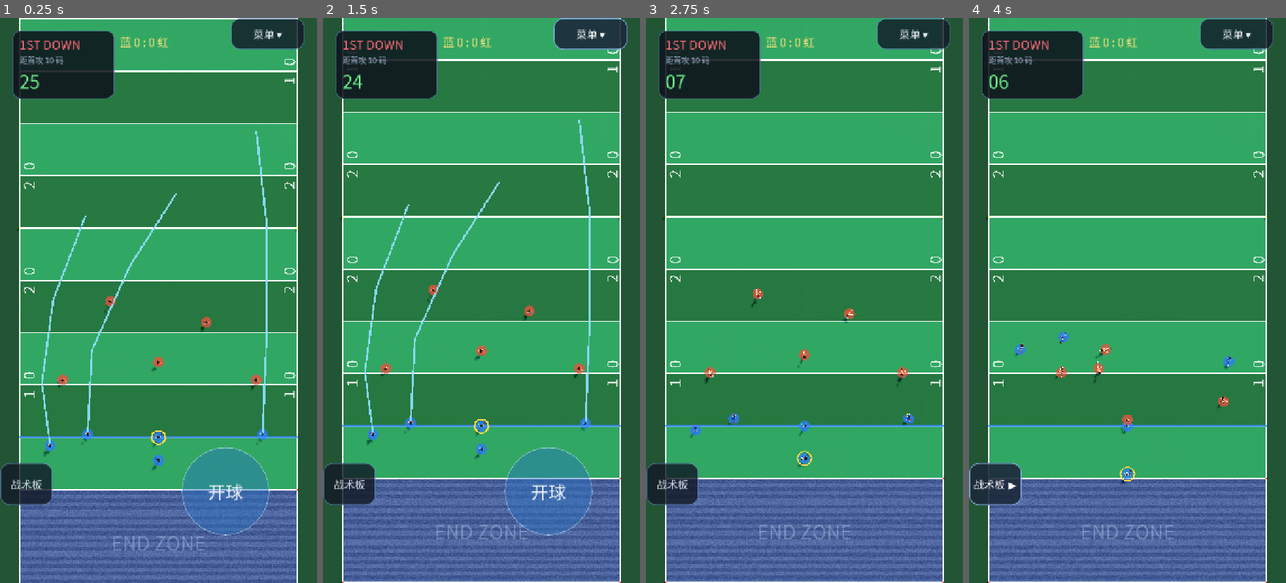
Above: before the commit, frames 1-4 (left to right).
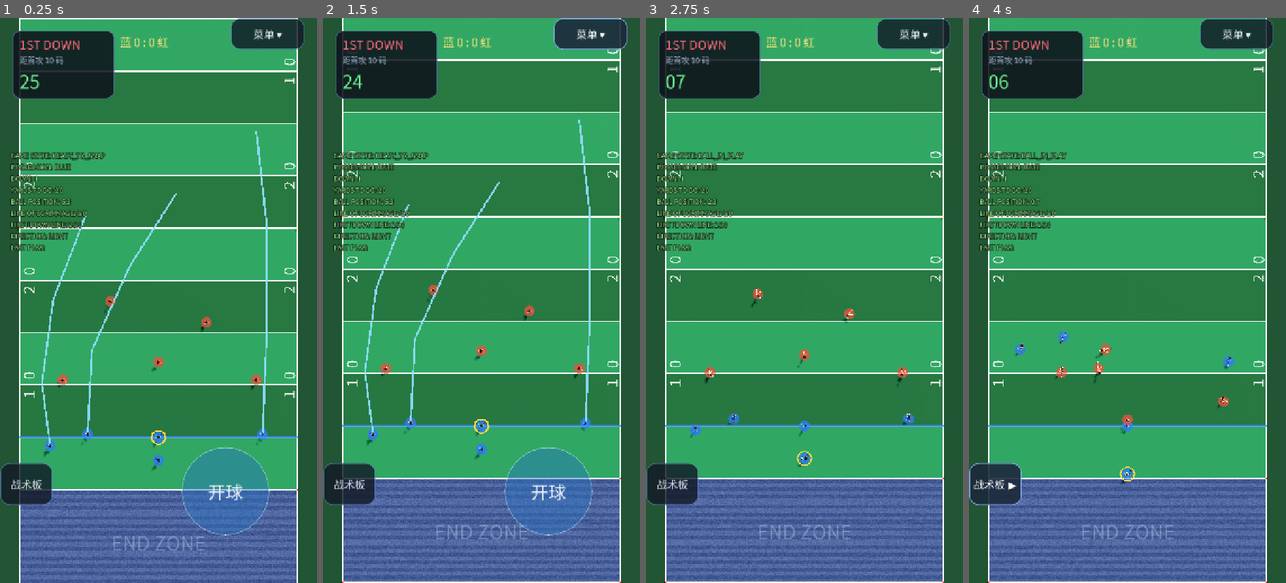
Above: after the commit, the same moments.

Repository: Fanda-81/FF-FlagFootball-Game
Game: Godot game, scene res://scenes/main.tscn
The game is run twice, just before and just after one commit, with the same random seed, the same clock (stepped at 60 frames per second) and the same inputs.
Inputs:
- Up to frame 1 (0.25 s): no input
- Up to frame 2 (1.5 s): click "菜单 ▾" at 0.5 s; click "菜单 ▴" at 1.25 s
- Up to frame 3 (2.75 s): click "开球" at 2 s
- Up to frame 4 (4 s): click "战术板" at 2.75 s; click "战术板 ◀" at 3.5 s

The runs differ from the first frame. In frame 1, 1.7% of the frame differs, in the area x 3-34%, y 23-42%; in frame 2, 1.7%; in frame 3, 1.6%; in frame 4, 1.6%.

Commit message:
Stage 1: GameManager rules engine + dev debug panel

Diff:
--- a/scripts/main.gd
+++ b/scripts/main.gd
@@ -115,6 +115,9 @@
 var _score_red := 0
 var _score_label: Label
 var _score_boards: Array = []
+## 规则引擎（阶段一：镜像真实状态供调试面板读取）
+var _game: GameManager
+var _debug_label: Label
 var _play_buttons: Dictionary = {}
 var _play_grid: Control
 var _play_label: Label
@@ -206,6 +209,8 @@
 
 
 func _ready() -> void:
+	_game = GameManager.new()
+	_game.start_match()
 	_build_environment()
 	_spawn_teams()
 	_spawn_ball()
@@ -213,6 +218,7 @@
 	_build_trail()
 	_build_hud()
 	_begin_series(START_LOS, 1)
+	_build_debug_panel()
 
 
 
@@ -428,6 +434,64 @@
 		line.material_override = white
 		line.position = Vector3(0.0, 0.02, float(i) * 5.0)
 		root.add_child(line)
+
+
+# =============================================================================
+# 开发者调试面板
+# =============================================================================
+
+func _build_debug_panel() -> void:
+	var layer := CanvasLayer.new()
+	layer.name = "DebugLayer"
+	layer.layer = 20
+	add_child(layer)
+	_debug_label = Label.new()
+	_debug_label.name = "DebugPanel"
+	_debug_label.text = ""
+	_debug_label.add_theme_font_size_override("font_size", 15)
+	_debug_label.add_theme_color_override("font_color", Color("9df58f"))
+	_debug_label.add_theme_color_override("font_outline_color", Color(0, 0, 0, 0.9))
+	_debug_label.add_theme_constant_override("outline_size", 6)
+	_debug_label.position = Vector2(24.0, 300.0)
+	layer.add_child(_debug_label)
+
+
+func debug_toggle_panel() -> void:
+	if _debug_label != null:
+		_debug_label.visible = not _debug_label.visible
+
+
+## 把真实状态镜像给规则引擎，并刷新面板
+func _sync_debug_state() -> void:
+	if _game == null:
+		return
+	_game.offense = _offense_side
+	_game.attack_dir = float(_attack_dir)
+	_game.down = _down
+	_game.los_yards = _game.z_to_yards(_los_z, _game.attack_dir)
+	_game.ball_yards = _game.z_to_yards(_ball.global_position.z, _game.attack_dir)
+	_game.first_down_yards = _game.MIDFIELD_YARDS if _game.los_yards < _game.MIDFIELD_YARDS else _game.GOAL_YARDS
+	if _game.los_yards >= _game.MIDFIELD_YARDS:
+		_game.phase = 2
+	else:
+		_game.phase = 1
+	_game.blue_score = _score_blue
+	_game.red_score = _score_red
+	match _phase:
+		Phase.PRE_SNAP:
+			_game.state = GameManager.State.READY_TO_SNAP
+		Phase.SNAP, Phase.PLAY, Phase.LINEUP:
+			_game.state = GameManager.State.BALL_IN_PLAY
+		Phase.FLIGHT:
+			_game.state = GameManager.State.PASS_IN_AIR
+		Phase.RUN:
+			_game.state = GameManager.State.BALL_IN_PLAY
+		Phase.RESULT:
+			_game.state = GameManager.State.PLAY_DEAD
+		Phase.TOUCHDOWN:
+			_game.state = GameManager.State.TOUCHDOWN
+	if _debug_label != null and _debug_label.visible:
+		_debug_label.text = _game.debug_lines()
 
 func _build_environment() -> void:
 	var world_environment := WorldEnvironment.new()
@@ -1611,6 +1675,7 @@
 # =============================================================================
 
 func _physics_process(delta: float) -> void:
+	_sync_debug_state()
 	_update_clock(delta)
 
 	match _phase:
--- /dev/null
+++ b/scripts/rules/game_manager.gd
@@ -0,0 +1,223 @@
+extends Node
+class_name GameManager
+## 比赛规则引擎（唯一的规则真相来源）
+##
+## 状态机：
+##   PRE_GAME → READY_TO_SNAP ⇄ BALL_IN_PLAY → (PASS_IN_AIR) → PLAY_DEAD
+##                                                    ├→ TOUCHDOWN → EXTRA_POINT → READY_TO_SNAP
+##                                                    └→ TURNOVER → READY_TO_SNAP
+##   半场结束时 HALFTIME，时间到 GAME_OVER。
+##
+## 规则（USA Football 5s 基础版，可换模式）：
+##   · 每队 5 人，无开球踢球
+##   · 第一阶段：4 档内越过中场 → 获得新的 4 档
+##   · 第二阶段：4 档内达阵，否则交换球权
+##   · 达阵 6 分，安全分 2 分（第一版附加分只占位）
+##
+## 码数统一用「距离本方端线的码数」表示（0 = 本方端线，25 = 中场，50 = 对方端线），
+## 所以进攻方向怎么翻，码数计算都不用改。
+
+enum State {
+	PRE_GAME,
+	READY_TO_SNAP,
+	BALL_IN_PLAY,
+	PASS_IN_AIR,
+	PLAY_DEAD,
+	TOUCHDOWN,
+	EXTRA_POINT,
+	TURNOVER,
+	HALFTIME,
+	GAME_OVER,
+}
+
+enum RuleSet { USA_FOOTBALL_5S, NFL_FLAG }
+
+# --- 场地（世界坐标，和 stadium.gd 保持一致）---
+const FIELD_MIN_Z := -10.0
+const FIELD_MAX_Z := 60.0
+const PLAYING_MIN_Z := 0.0
+const PLAYING_MAX_Z := 50.0
+const MIDFIELD_YARDS := 25.0
+const GOAL_YARDS := 50.0
+
+# --- 规则参数（集中在这里，禁止散落）---
+var rule_set := RuleSet.USA_FOOTBALL_5S
+var players_per_side := 5
+var downs_total := 4
+var touchdown_points := 6
+var safety_points := 2
+var start_yards := 5.0
+
+# --- 运行时状态 ---
+var state := State.PRE_GAME
+var offense := "blue"
+var attack_dir := 1.0
+var down := 1
+var los_yards := 5.0
+var first_down_yards := 25.0
+var ball_yards := 5.0
+var phase := 1
+var blue_score := 0
+var red_score := 0
+var last_play := ""
+var possession_reason := ""
+
+
+func reset_match() -> void:
+	state = State.PRE_GAME
+	offense = "blue"
+	attack_dir = 1.0
+	down = 1
+	los_yards = start_yards
+	ball_yards = start_yards
+	phase = 1
+	first_down_yards = MIDFIELD_YARDS
+	blue_score = 0
+	red_score = 0
+	last_play = ""
+	possession_reason = ""
+
+
+func start_match() -> void:
+	reset_match()
+	state = State.READY_TO_SNAP
+
+
+# =============================================================================
+# 码数换算
+# =============================================================================
+
+## 世界 z → 距离本方端线的码数（进攻方向相关）
+func z_to_yards(world_z: float, direction: float) -> float:
+	if direction >= 0.0:
+		return world_z - PLAYING_MIN_Z
+	return PLAYING_MAX_Z - world_z
+
+
+## 距离本方端线的码数 → 世界 z
+func yards_to_z(yards: float, direction: float) -> float:
+	if direction >= 0.0:
+		return PLAYING_MIN_Z + yards
+	return PLAYING_MAX_Z - yards
+
+
+func yards_to_go() -> int:
+	return int(maxf(1.0, ceilf(first_down_yards - los_yards)))
+
+
+func direction_label() -> String:
+	return "RIGHT" if attack_dir > 0.0 else "LEFT"
+
+
+func offense_color_name() -> String:
+	return "BLUE" if offense == "blue" else "RED"
+
+
+# =============================================================================
+# 状态推进
+# =============================================================================
+
+func begin_series(los: float, new_down: int) -> void:
+	los_yards = los
+	down = new_down
+	ball_yards = los
+	phase = 2 if los_yards >= MIDFIELD_YARDS else 1
+	first_down_yards = GOAL_YARDS if phase == 2 else MIDFIELD_YARDS
+	state = State.READY_TO_SNAP
+
+
+func on_snap() -> void:
+	if state != State.READY_TO_SNAP:
+		return
+	state = State.BALL_IN_PLAY
+	last_play = "SNAP"
+
+
+func on_pass() -> void:
+	if state == State.BALL_IN_PLAY:
+		state = State.PASS_IN_AIR
+
+
+func on_ball_landed() -> void:
+	if state == State.PASS_IN_AIR:
+		state = State.BALL_IN_PLAY
+
+
+## 结束本档。返回 {"los", "down", "turnover"}
+func end_play(reason: String, end_world_z: float) -> Dictionary:
+	last_play = reason
+	ball_yards = clampf(z_to_yards(end_world_z, attack_dir), 0.0, GOAL_YARDS)
+	state = State.PLAY_DEAD
+
+	var result := {"los": los_yards, "down": down + 1, "turnover": false}
+
+	# 越过首攻线（第一阶段 = 中场，第二阶段 = 端线）
+	if ball_yards >= first_down_yards - 0.01:
+		los_yards = ball_yards
+		phase = 2 if los_yards >= MIDFIELD_YARDS else 1
+		first_down_yards = GOAL_YARDS if phase == 2 else MIDFIELD_YARDS
+		result["los"] = los_yards
+		result["down"] = 1
+		last_play = reason + " · 首攻"
+		state = State.READY_TO_SNAP
+		return result
+
+	# 没推进够，档数 +1
+	result["los"] = los_yards
+	result["down"] = down + 1
+	result["turnover"] = down + 1 > downs_total
+	if result["turnover"]:
+		change_possession("四档未过")
+	return result
+
+
+func on_touchdown(scorer: String) -> void:
+	state = State.TOUCHDOWN
+	if scorer == "blue":
+		blue_score += touchdown_points
+	else:
+		red_score += touchdown_points
+	last_play = "TOUCHDOWN " + scorer.to_upper()
+	# 第一版附加分只占位，直接进入下一档
+	state = State.EXTRA_POINT
+
+
+func finish_extra_point() -> void:
+	state = State.READY_TO_SNAP
+
+
+## 球权转换（唯一入口）
+func change_possession(reason: String) -> void:
+	offense = "red" if offense == "blue" else "blue"
+	attack_dir = -attack_dir
+	down = 1
+	phase = 1
+	los_yards = start_yards
+	ball_yards = start_yards
+	first_down_yards = MIDFIELD_YARDS
+	possession_reason = reason
+	last_play = reason
+	state = State.TURNOVER
+
+
+func on_interception() -> void:
+	last_play = "INTERCEPTION"
+	state = State.TURNOVER
+
+
+# =============================================================================
+# 调试面板文本
+# =============================================================================
+
+func debug_lines() -> String:
+	return "\n".join(PackedStringArray([
+		"GAME STATE: " + State.keys()[state],
+		"POSSESSION: " + offense_color_name(),
+		"DOWN: %d" % down,
+		"YARDS TO GO: %d" % yards_to_go(),
+		"BALL POSITION: %.1f" % ball_yards,
+		"LINE OF SCRIMMAGE: %.1f" % los_yards,
+		"FIRST DOWN LINE: %.1f" % first_down_yards,
+		"DIRECTION: " + direction_label(),
+		"LAST PLAY: " + last_play,
+	]))
Binary file added: docs/debug-panel.png
Not shown, added: docs/debug-panel.png.import
Not shown, added: scripts/rules/game_manager.gd.uid
Not shown, changed: build/web/index.pck
